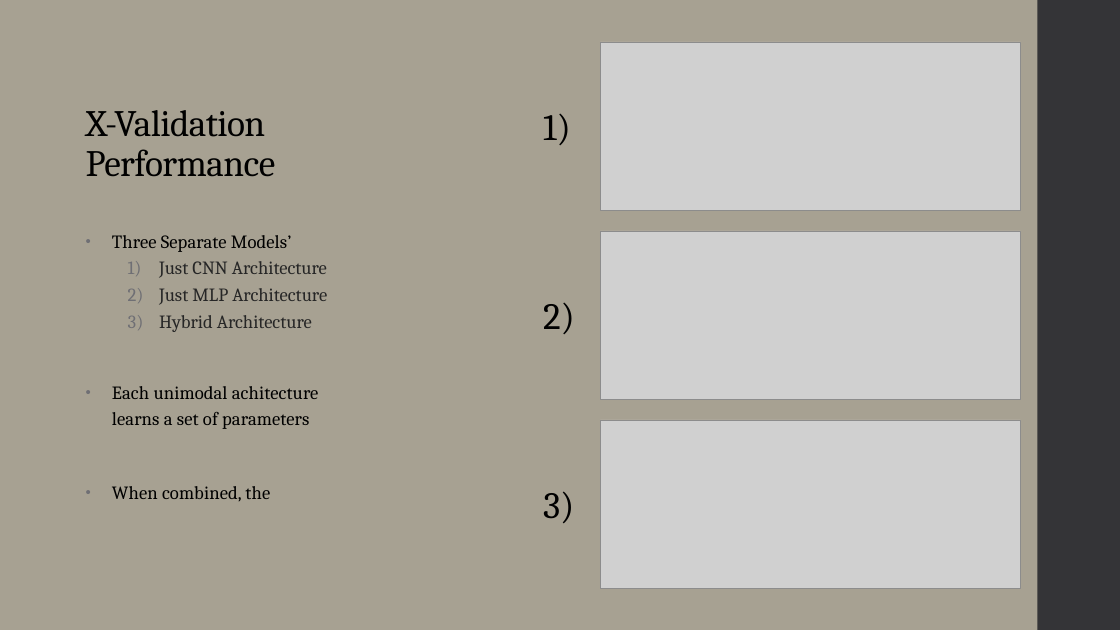
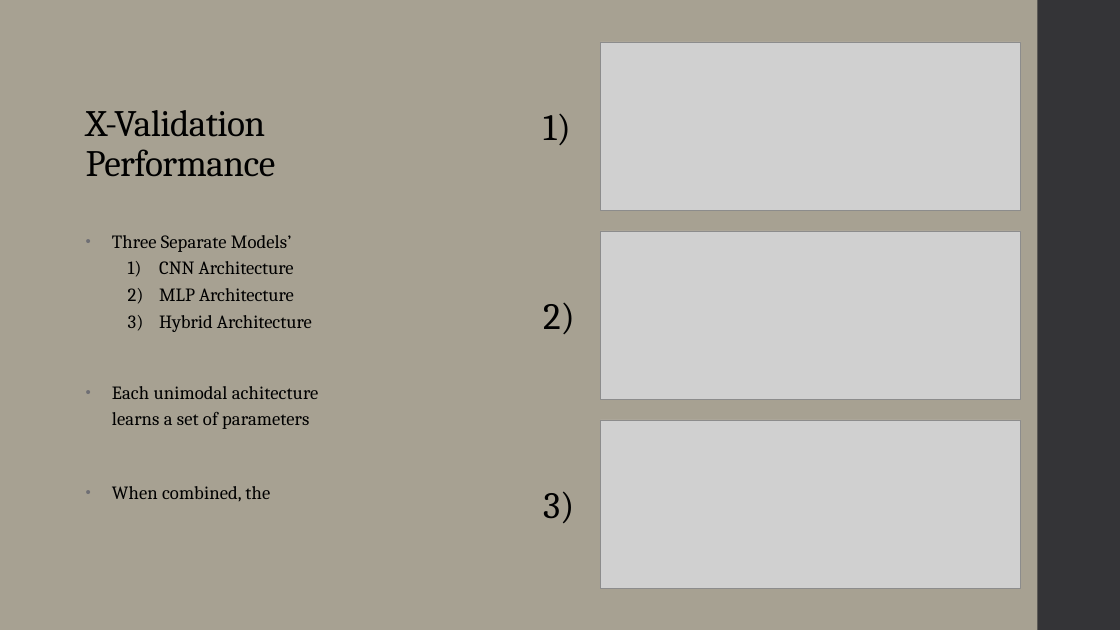
Before and after one commit to landonbuell/Buell-Senior-Thesis, a slide deck: slide 14 of JMMPaper/Musical Instrument Classification Using a Hybrid Neural Network BuellShort.pptx. Drawn at 1120x630 pixels with LibreOffice and Linux fonts; fonts in the diff are those of the drawing; grey boxes stand for pictures. Boxes give left, top, right and bottom in pixels: in the first picture for what was removed or moved away, otherwise in the second. Text is boxed around its words. In the diff, an @@ line names an element or a change of style, - is before the commit and + after.

```diff
--- a/JMMPaper/Musical Instrument Classification Using a Hybrid Neural Network BuellShort.pptx
+++ b/JMMPaper/Musical Instrument Classification Using a Hybrid Neural Network BuellShort.pptx
@@ text at (x1=159, y1=261, x2=294, y2=301): text changed; text colour #262626 to #000000 @@
-  1) Just CNN Architecture
-  2) Just MLP Architecture
+  1) CNN Architecture
+  2) MLP Architecture
@@ text at (x1=159, y1=315, x2=312, y2=332): text colour #262626 to #000000 in "Hybrid Architecture" @@
```
Also in this commit, not shown: 5 other slides changed, 2 slides added, 1 slide removed, 10 other files.
